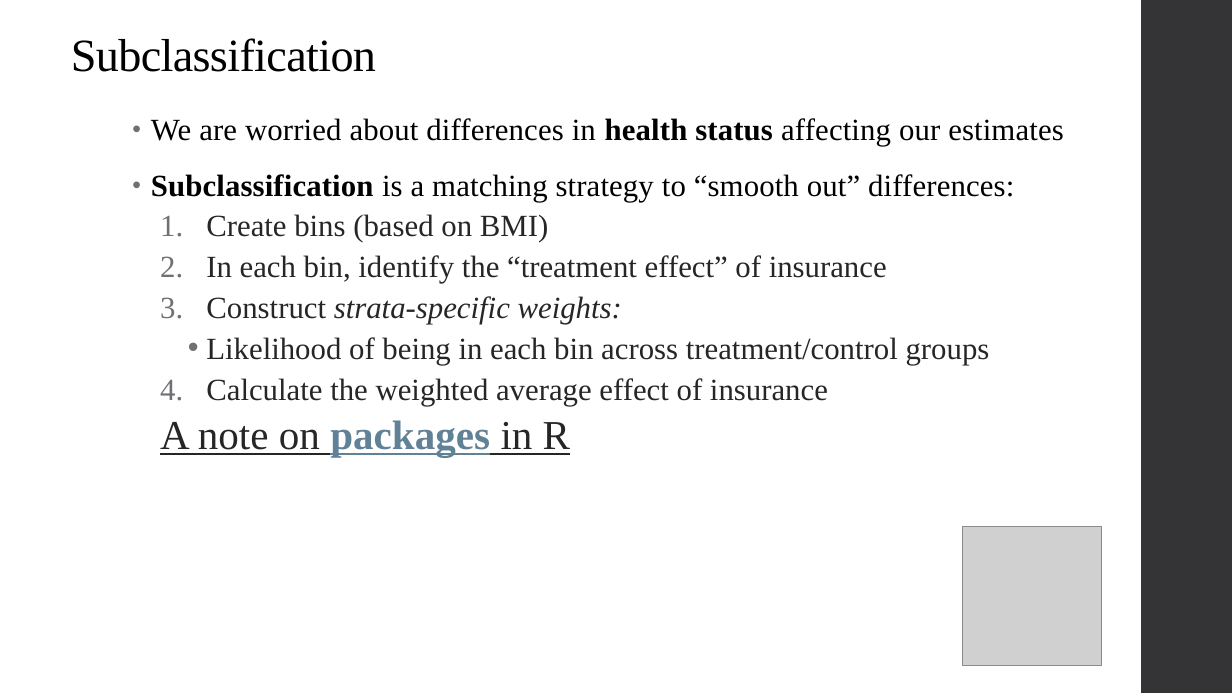
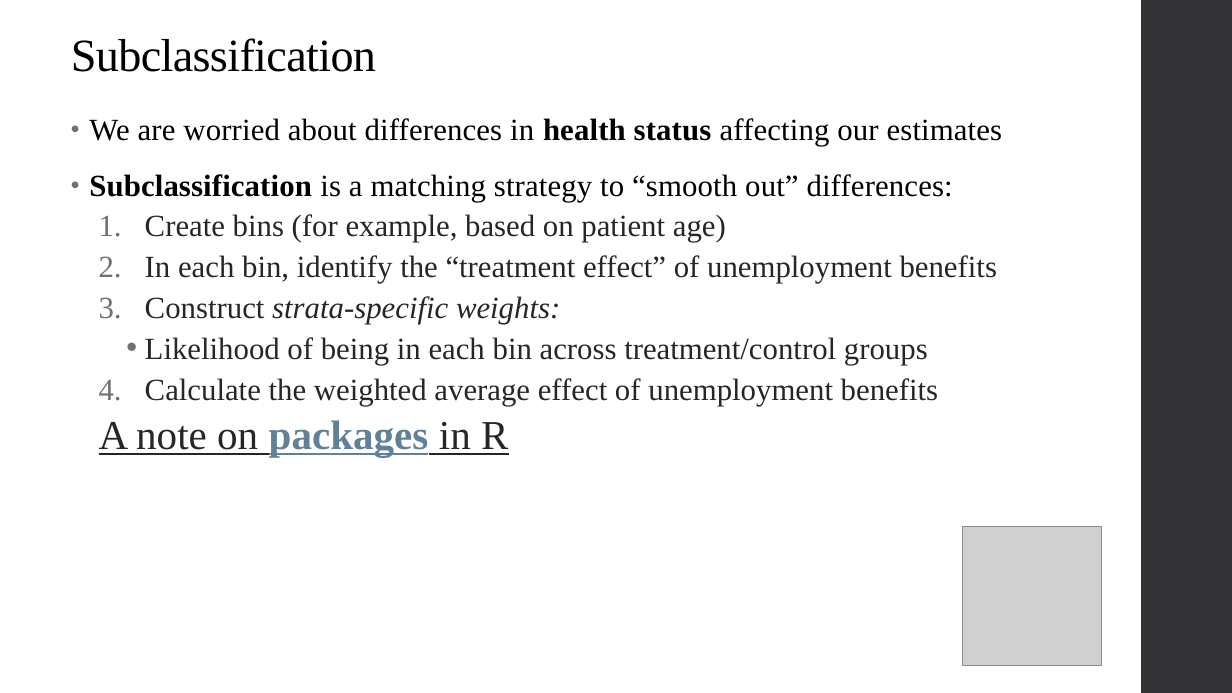
Before and after one commit to qiufei/fork-HAD5744, a slide deck: slide 30 of Lecture06_Matching/Lecture06_Matching_2022F.pptx (slide 27 before the commit). Drawn at 1232x693 pixels with LibreOffice and Linux fonts; fonts in the diff are those of the drawing; grey boxes stand for pictures. Boxes give left, top, right and bottom in pixels: in the first picture for what was removed or moved away, otherwise in the second. Text is boxed around its words. In the diff, an @@ line names an element or a change of style, - is before the commit and + after.

Commit message:
update lecture 6

```diff
--- a/Lecture06_Matching/Lecture06_Matching_2022F.pptx
+++ b/Lecture06_Matching/Lecture06_Matching_2022F.pptx
@@ text "We are worried about differences ..." moved from (x1=151, y1=118, x2=1064, y2=457) to (x1=89, y1=118, x2=1003, y2=457) @@
@@ text at (x1=145, y1=214, x2=997, y2=283): text changed @@
-  1. Create bins (based on BMI)
-  2. In each bin, identify the “treatment effect” of insurance
+  1. Create bins (for example, based on patient age)
+  2. In each bin, identify the “treatment effect” of unemployment benefits
@@ text at (x1=145, y1=378, x2=938, y2=406): text changed @@
-  4. Calculate the weighted average effect of insurance
+  4. Calculate the weighted average effect of unemployment benefits
```
Also in this commit, not shown: 14 other slides changed, 14 slides added, 2 slides removed, 16 other files.
